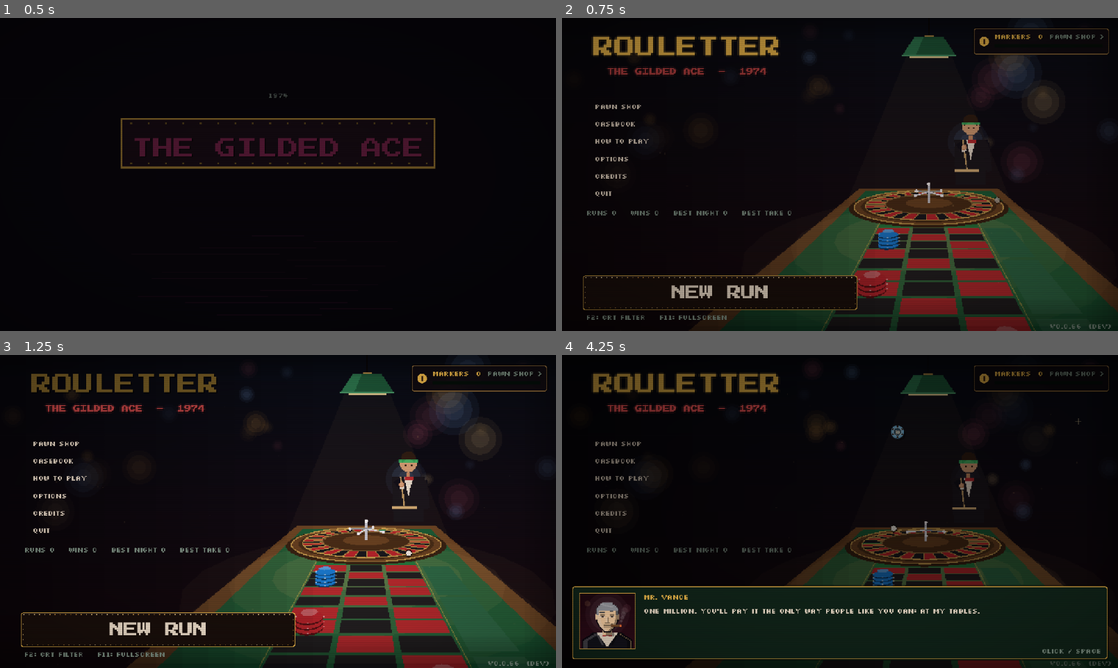
Above: before the commit, frames 1-4 (two rows, left to right).
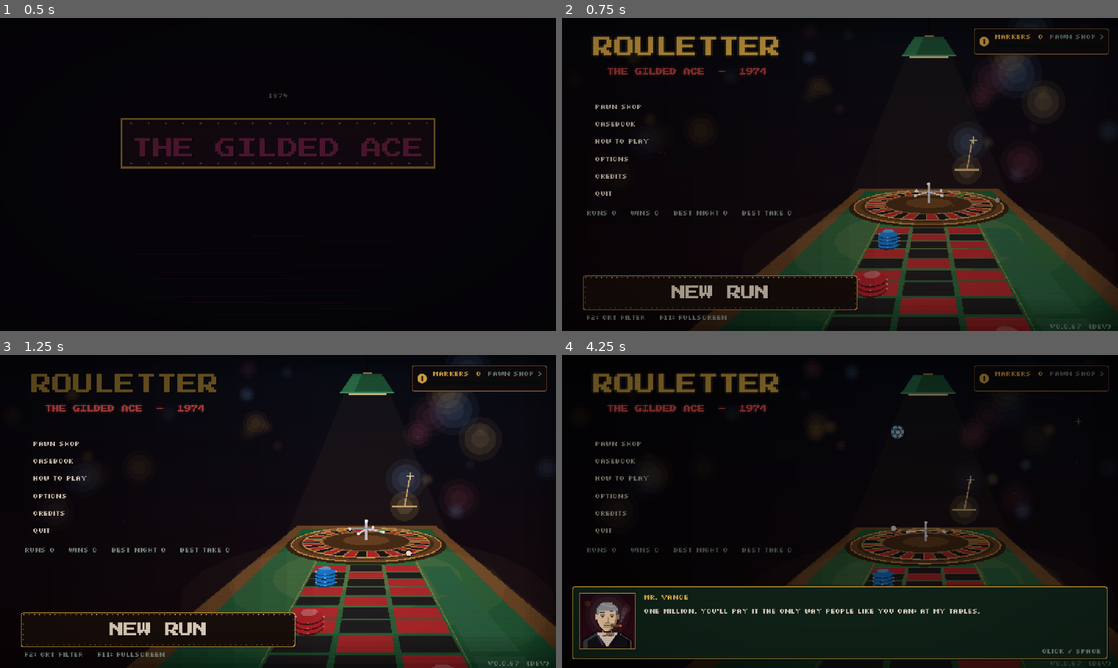
Above: after the commit, the same moments.

Repository: sugnauk/Rouletter
Game: Godot game, scene res://scenes/main.tscn
Two runs of this game, one before a commit and one after it. Both use one fixed random seed, a clock stepped at 60 frames per second and the inputs below.
Inputs (mouse positions are in pixels of both pictures, inside the frame that each line leads up to):
- Up to frame 1 (0.5 s): no input
- Up to frame 2 (0.75 s): tap Enter at 0.5 s; drag from (840, 174) to (895, 105) at 0.52 s
- Up to frame 3 (1.25 s): no input
- Up to frame 4 (4.25 s): click "NEW RUN" at 1.25 s; click "NEW RUN" at 2 s; click (1040, 380) at 2.75 s; click "PAWN SHOP" at 3.5 s

Frame 1 is identical in both runs. In frame 2, 0.4% of the frame differs, in the area x 70-94%, y 33-100%; in frame 3, 0.6%, in the area x 70-94%, y 30-100%; in frame 4, 0.4%.

Commit message:
v0.0.67: home table rake works by magic (no croupier); number marker back over the wheel
Co-Authored-By: Claude Opus 5.5 <noreply@anthropic.com>
Claude-Session: https://claude.ai/code/session_013q6d3yRkHgTahmnKYGjD8n

Diff:
--- a/core/version.gd
+++ b/core/version.gd
@@ -4,7 +4,7 @@
 ## The deploy workflow overwrites BUILD with the commit hash and build time, so "dev" means a
 ## local/editor run.
 
-const VERSION := "0.0.66"
+const VERSION := "0.0.67"
 const BUILD := "dev"
 
 
--- a/scenes/ui/table_scene.gd
+++ b/scenes/ui/table_scene.gd
@@ -21,7 +21,6 @@
 const T_SETTLE := 4.4        ## ...and has settled into one, riding the wheel
 const RIM_R := 2.08
 const POCKET_R := 1.6
-const CROUPIER := Vector3(1.7, -0.2, 12.7)  ## where the croupier stands: just past the far rail, facing us
 const REST := Vector3(1.3, 0.9, 10.6)       ## the rake head, held up beside the wheel between sweeps
 const RED := Color("#b8262d")
 const BLACK := Color("#1b1a1f")
@@ -281,7 +280,6 @@
 	_cam = Vector3(0.3 * sway * sin(t * 0.13), 2.25 + 0.08 * sin(t * 0.21), -0.6 + 0.25 * sway * sin(t * 0.09))
 	var ph: float = fmod(t, LOOP)
 	_draw_room(W, H)
-	_draw_croupier()   # behind the far rail: the table hides their legs
 	_draw_table(ph)
 	_draw_lamps()
 	_draw_wheel(ph)
@@ -410,9 +408,7 @@
 	# The result marker pops up over the wheel once the ball has settled.
 	if ph > T_SETTLE + 0.1 and ph < 8.6:
 		# Hung over the ball itself, on a thin gold line down to it, so the number reads as its pocket.
-		var side: float = -1.4 if (ball[0] as Vector3).x > -0.3 else 1.0   # away from the croupier's side
-		var up := proj(ball[0] + Vector3(side, 1.35 + 0.08 * sin(t * 4.0), 0))
-		canvas.draw_line(up, bs - Vector2(0, maxf(2.0, 2.0 * k)), Color(P.GOLD, 0.85), maxf(1.0, k * 0.6))
+		var up := proj(c + Vector3(0, 1.5 + 0.1 * sin(t * 4.0), 0))   # over the wheel
 		var mc: Color = GREEN if _win <= 0 else (RED if board.is_red(_win) else BLACK)
 		var font := P.font()
 		var lab := str(_win)
@@ -468,76 +464,36 @@
 
 
 ## The croupier's arm and rake, reaching in from the right.
-func _shoulder() -> Vector3:
-	return CROUPIER + Vector3(-0.51, 1.96, -0.1)
-
-
-## Where the croupier's hand is: an arm's length from the shoulder, towards the rake.
-func _hand(head: Vector3) -> Vector3:
-	var sh := _shoulder()
-	return sh + (head + Vector3(0, 0.7, 0) - sh).normalized() * 1.4
-
-
-## The croupier behind the wheel: dinner jacket, white shirt and red bow tie, green visor.
-func _draw_croupier() -> void:
-	var c := CROUPIER
-	var jacket := Color("#14111a")
-	var top_l := proj(c + Vector3(-0.675, 2.093, 0.0))
-	var top_r := proj(c + Vector3(0.675, 2.093, 0.0))
-	var bot_r := proj(c + Vector3(0.608, 0.27, 0.0))
-	var bot_l := proj(c + Vector3(-0.608, 0.27, 0.0))
-	canvas.draw_colored_polygon(PackedVector2Array([top_l, top_r, bot_r, bot_l]), jacket)
-	# Shirt front and bow tie.
-	var n1 := proj(c + Vector3(-0.189, 2.093, -0.01))
-	var n2 := proj(c + Vector3(0.189, 2.093, -0.01))
-	var v := proj(c + Vector3(0.0, 1.282, -0.01))
-	canvas.draw_colored_polygon(PackedVector2Array([n1, n2, v]), Color("#efe8da"))
-	var bt := proj(c + Vector3(0.0, 2.025, -0.02))
-	canvas.draw_rect(Rect2(bt - Vector2(2.0, 0.8) * k, Vector2(5.0, 2.0) * k), Color("#b8262d"))
-	# The far shoulder's arm hangs at the side.
-	_limb(proj(c + Vector3(0.608, 1.958, 0.0)), proj(c + Vector3(0.743, 0.81, -0.05)), 4.0 * k, 3.2 * k, jacket)
-	# Head: neck, face, dark hair, and the green celluloid visor catching the lamp.
-	var head := proj(c + Vector3(0.0, 2.633, 0.0))
-	var hr: float = _f * 0.35 / _depth(c)
-	canvas.draw_rect(Rect2(proj(c + Vector3(-0.095, 2.268, 0.0)), Vector2(maxf(1.0, hr * 0.5), hr * 0.5)), Color("#c98e66"))
-	canvas.draw_circle(head, hr, Color("#d9a47a"), true, -1.0, false)
-	canvas.draw_circle(head - Vector2(0, hr * 0.55), hr * 0.85, Color("#2a1810"), true, -1.0, false)
-	canvas.draw_circle(head + Vector2(0, hr * 0.25), hr * 0.72, Color("#d9a47a"), true, -1.0, false)
-	canvas.draw_rect(Rect2(head + Vector2(-hr * 1.1, -hr * 0.45), Vector2(hr * 2.2, maxf(1.0, hr * 0.35))), Color(0.18, 0.75, 0.4, 0.85))
-	canvas.draw_rect(Rect2(head + Vector2(-hr * 0.4, hr * 0.15), Vector2(maxf(1.0, hr * 0.2), maxf(1.0, hr * 0.15))), Color("#2a1810"))
-	canvas.draw_rect(Rect2(head + Vector2(hr * 0.25, hr * 0.15), Vector2(maxf(1.0, hr * 0.2), maxf(1.0, hr * 0.15))), Color("#2a1810"))
-
-
-## The rake, held by the croupier: their near arm reaches from the shoulder to the stick.
+## The rake: no hands on it. A croupier's stick that works by itself, glowing faintly gold,
+## a trail of sparkles behind it as it moves. It floats by the wheel, drifts down to the
+## losers' lane, sweeps them in, and floats back.
 func _draw_rake(ph: float) -> void:
-	var head := _rake_head(ph)
-	var hand3 := _hand(head)
+	var bob := Vector3(0, 0.05 * sin(t * 2.2), 0)
+	var head := _rake_head(ph) + bob
+	var tail := head + Vector3(0.35, 1.0, 1.2)   # the handle: always the same angle, back and up
+	# The trail: where the head was over the last moment (fixed samples, no allocation).
+	for i in range(1, 9):
+		var past := _rake_head(maxf(0.0, ph - i * 0.04)) + bob
+		var tp := proj(past + Vector3(0, 0.06, 0))
+		var a: float = 0.55 * (1.0 - i / 9.0)
+		if past.distance_to(head) > 0.02:
+			canvas.draw_rect(Rect2(tp - Vector2(0.5, 0.5) * k, Vector2(maxf(1.0, k), maxf(1.0, k))), Color(1.0, 0.9, 0.55, a))
 	var hs := proj(head)
-	var hn := proj(hand3)
-	# The stick runs from the head back through the hand a little way.
-	var tail := proj(hand3 + (hand3 - head).normalized() * 0.35)
-	canvas.draw_line(hs, tail, Color("#c8a46a"), maxf(1.0, k * 0.8))
-	var a := proj(head + Vector3(-0.42, 0, 0))
-	var b := proj(head + Vector3(0.42, 0, 0))
-	canvas.draw_line(a, b, Color("#d8b47a"), maxf(2.0, k * 1.4))
-	# The arm: black sleeve from the shoulder, a white cuff, a hand closed round the stick.
-	var sh := proj(_shoulder())
-	var elbow3 := _shoulder().lerp(hand3, 0.5) + Vector3(0.12, -0.25, 0)
-	var el := proj(elbow3)
-	var jacket := Color("#14111a")
-	var w: float = _f * 0.16 / _depth(hand3)
-	_limb(sh, el, w * 1.4, w * 1.2, jacket)
-	_limb(el, hn, w * 1.2, w, jacket)
-	var dirv := (hn - el).normalized()
-	_limb(hn - dirv * w * 0.9, hn - dirv * w * 0.3, w * 1.05, w, Color("#efe8da"))
-	canvas.draw_circle(hn, w * 0.6, Color("#c98e66"), true, -1.0, false)
-	canvas.draw_circle(hn - Vector2(0.3, 0.3) * w * 0.4, w * 0.42, Color("#e0aa80"), true, -1.0, false)
-
-
-## A tapering limb from `from` to `to` (width w0 at the start, w1 at the end), as one polygon.
-func _limb(from: Vector2, to: Vector2, w0: float, w1: float, col: Color) -> void:
-	var n := (to - from).orthogonal().normalized()
-	canvas.draw_colored_polygon(PackedVector2Array([from + n * w0 * 0.5, to + n * w1 * 0.5, to - n * w1 * 0.5, from - n * w0 * 0.5]), col)
+	var ts := proj(tail)
+	# A soft halo round the head, breathing.
+	var glow: float = 0.5 + 0.5 * sin(t * 3.0)
+	var hr: float = _f * 0.5 / _depth(head)
+	canvas.draw_circle(hs, hr, Color(1.0, 0.85, 0.45, 0.07 + 0.05 * glow), true, -1.0, false)
+	canvas.draw_circle(hs, hr * 0.55, Color(1.0, 0.9, 0.6, 0.08 + 0.06 * glow), true, -1.0, false)
+	canvas.draw_line(hs, ts, Color("#c8a46a"), maxf(1.0, k * 0.8))
+	canvas.draw_line(hs, ts, Color(1.0, 0.95, 0.75, 0.25 * glow), maxf(1.0, k * 0.4))
+	var a2 := proj(head + Vector3(-0.42, 0, 0))
+	var b2 := proj(head + Vector3(0.42, 0, 0))
+	canvas.draw_line(a2, b2, Color("#d8b47a"), maxf(2.0, k * 1.4))
+	# A twinkle at the handle's end.
+	var tw: float = maxf(1.0, round(2.0 * k * (0.6 + 0.4 * glow)))
+	canvas.draw_rect(Rect2(ts - Vector2(tw, 0), Vector2(tw * 2 + 1, 1)), Color(1.0, 0.95, 0.7, 0.8))
+	canvas.draw_rect(Rect2(ts - Vector2(0, tw), Vector2(1, tw * 2 + 1)), Color(1.0, 0.95, 0.7, 0.8))
 
 
 ## Foreground: the near rail out of focus, smoke, and a soft vignette.
Not shown, changed: CHANGELOG.md
